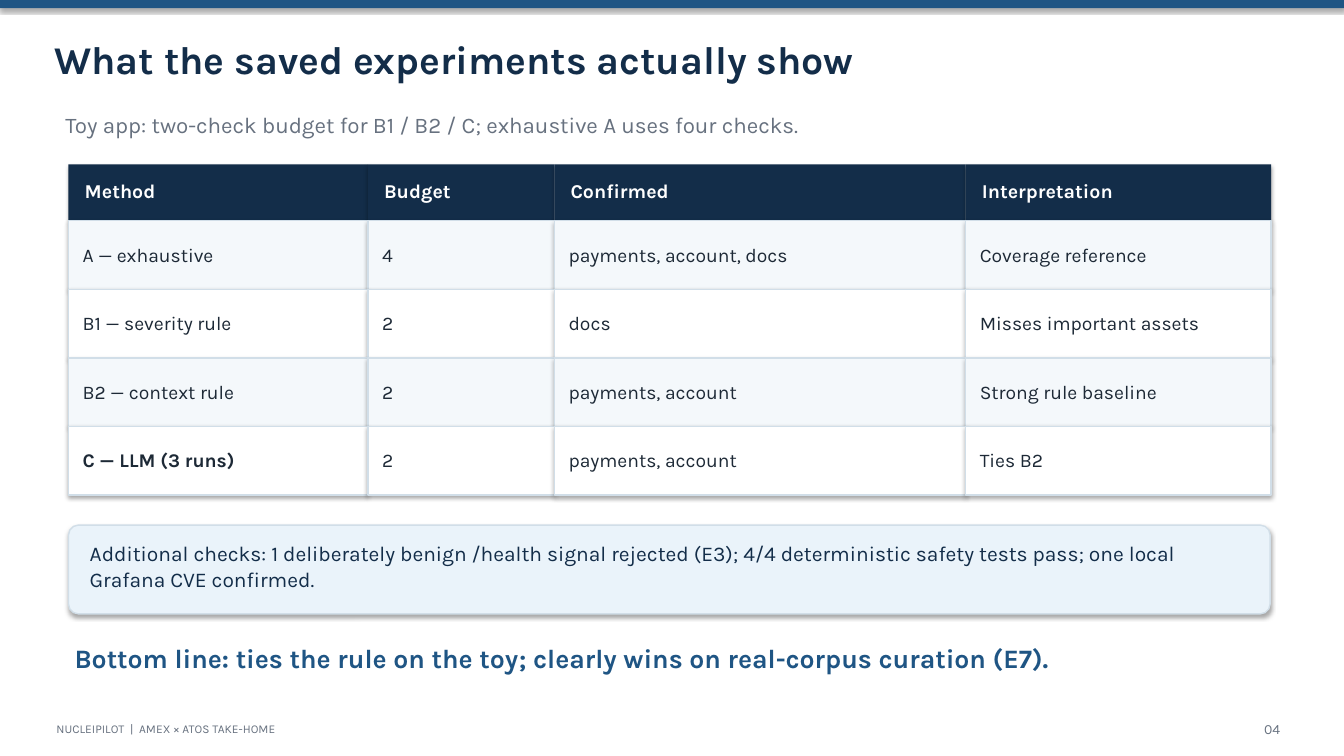
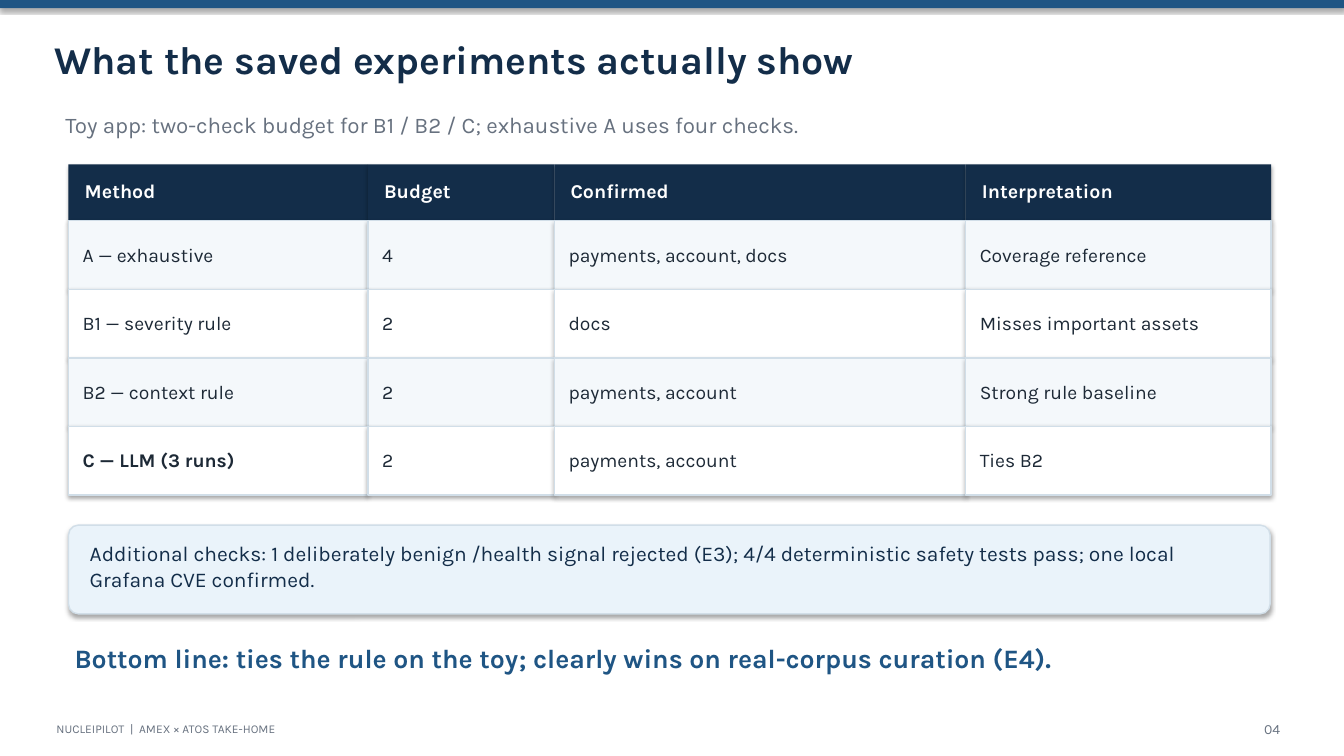
Before and after one commit to Acharya320/NucleiPilot, a slide deck: slide 4 of presentation/AXP_Executive_Deck.pptx. Drawn at 1344x756 pixels with LibreOffice and Linux fonts; fonts in the diff are those of the drawing. Boxes give left, top, right and bottom in pixels: in the first picture for what was removed or moved away, otherwise in the second. Text is boxed around its words. In the diff, an @@ line names an element or a change of style, - is before the commit and + after.

```diff
--- a/presentation/AXP_Executive_Deck.pptx
+++ b/presentation/AXP_Executive_Deck.pptx
@@ text at box(75, 648, 1051, 675): text changed @@
-Bottom line: ties the rule on the toy; clearly wins on real-corpus curation (E7).
+Bottom line: ties the rule on the toy; clearly wins on real-corpus curation (E4).
```
Also in this commit, not shown: 1 other slide changed, 25 other files.
